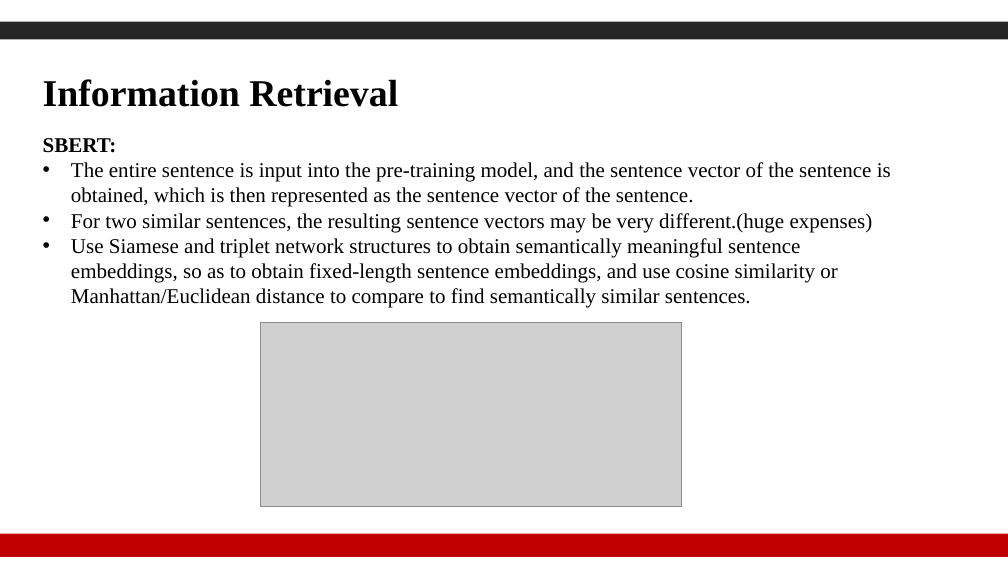
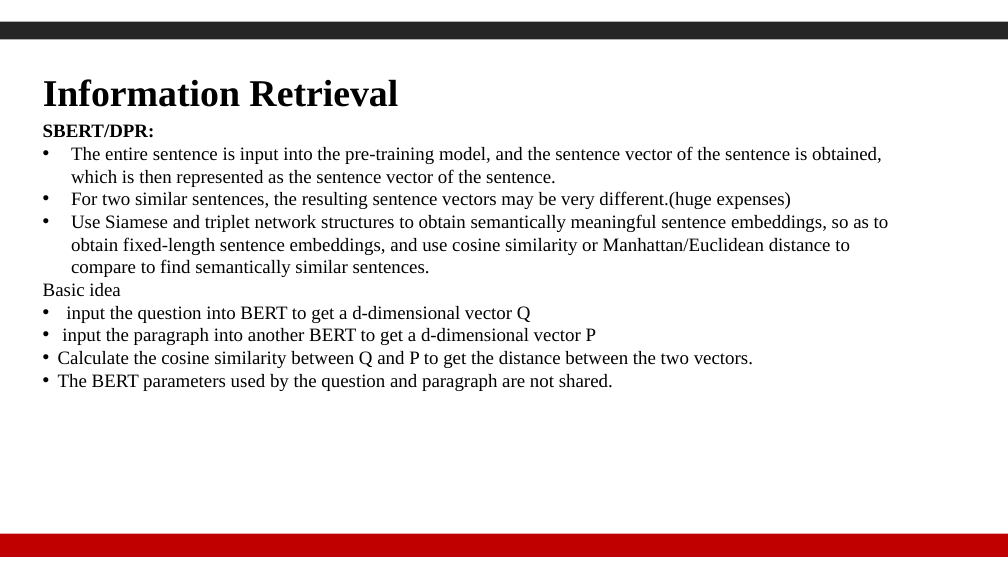
Before and after one commit to Gzk738/GZK_Code, a slide deck: slide 11 of seminar/seminar_2022.06.01.pptx (slide 10 before the commit). Drawn at 1008x567 pixels with LibreOffice and Linux fonts; fonts in the diff are those of the drawing; grey boxes stand for pictures; background and template pictures are left out. Boxes give left, top, right and bottom in pixels: in the first picture for what was removed or moved away, otherwise in the second. Text is boxed around its words. In the diff, an @@ line names an element or a change of style, - is before the commit and + after.

Commit message:
ppt

```diff
--- a/seminar/seminar_2022.06.01.pptx
+++ b/seminar/seminar_2022.06.01.pptx
@@ text "SBERT/DPR:": place and size @@
-text "SBERT/DPR:" at [43,138,891,308]
+text "SBERT/DPR:" at [43,124,889,391]
@@ text at [43,124,155,138]: text changed; size 20 to 18 pt @@
-SBERT:
+SBERT/DPR:
@@ text at [71,146,889,277]: size 20 to 18 pt in "The entire sentence is input into the ...", "For two similar sentences, the resulting sentence ...", "Use Siamese and triplet network structures to ..." @@
@@ text at [43,283,753,391]: paragraphs added @@
+Basic idea
+• input the question into BERT to get a d-dimensional vector Q
+• input the paragraph into another BERT to get a d-dimensional vector P
+• Calculate the cosine similarity between Q and P to get the distance between the two vectors.
+• The BERT parameters used by the question and paragraph are not shared.
@@ picture removed at [260,323,681,506] @@
```
Also in this commit, not shown: 11 other slides changed, 4 slides added, 1 slide removed.
